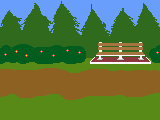
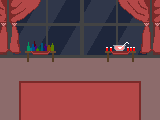
Layer changes from the first 160px x 120px image to the second:
added group "party" with 10 layers above "outsidebar" over 0, 0, 160, 120
added layer "Layer 52" in group "party" over 0, 0, 160, 54
added layer "Layer 58" in group "party" over 27, 41, 54, 51
added layer "Layer 57 copy" in group "party" over 25, 51, 56, 62
added layer "Layer 57" in group "party" over 105, 42, 136, 62
added layer "Layer 56" in group "party" over 19, 81, 141, 120
added layer "Layer 53" in group "party" over 0, 0, 160, 120
added layer "Layer 55" (8%) in group "party" over 13, 0, 147, 55
added layer "Layer 54" (49%) in group "party" over 13, 0, 147, 55
added layer "Layer 49" in group "party" over 0, 58, 160, 120
added layer "Layer 51" in group "party" over 0, 0, 160, 120
hid group "park" (5 layers) over 0, 0, 160, 120
showed group "train" (11 layers) over 0, 0, 160, 120
showed group "cave" (17 layers) over 0, 0, 160, 120
